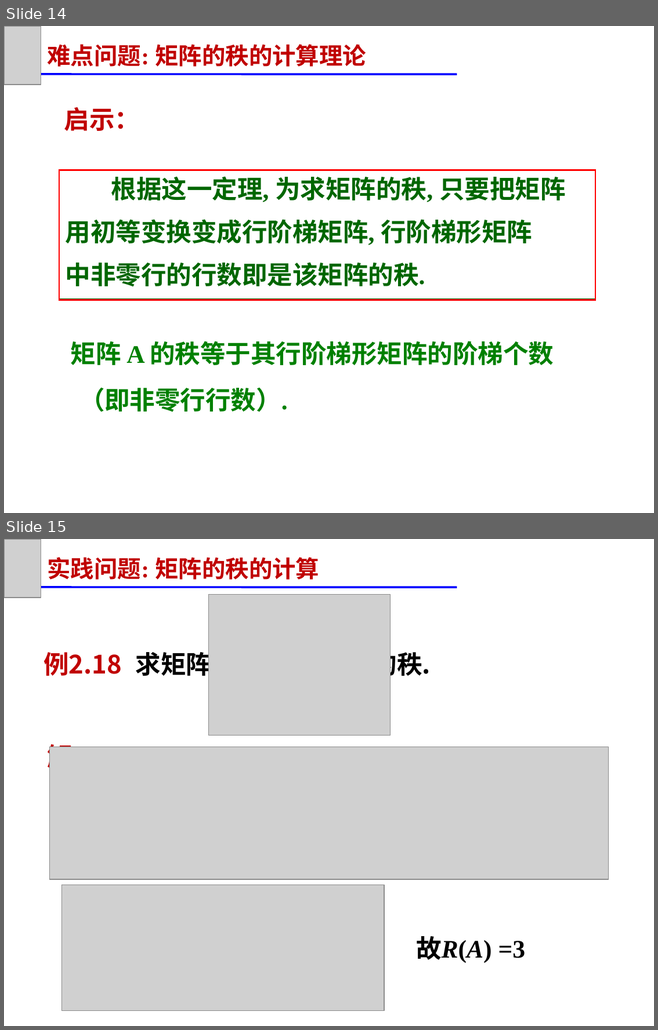
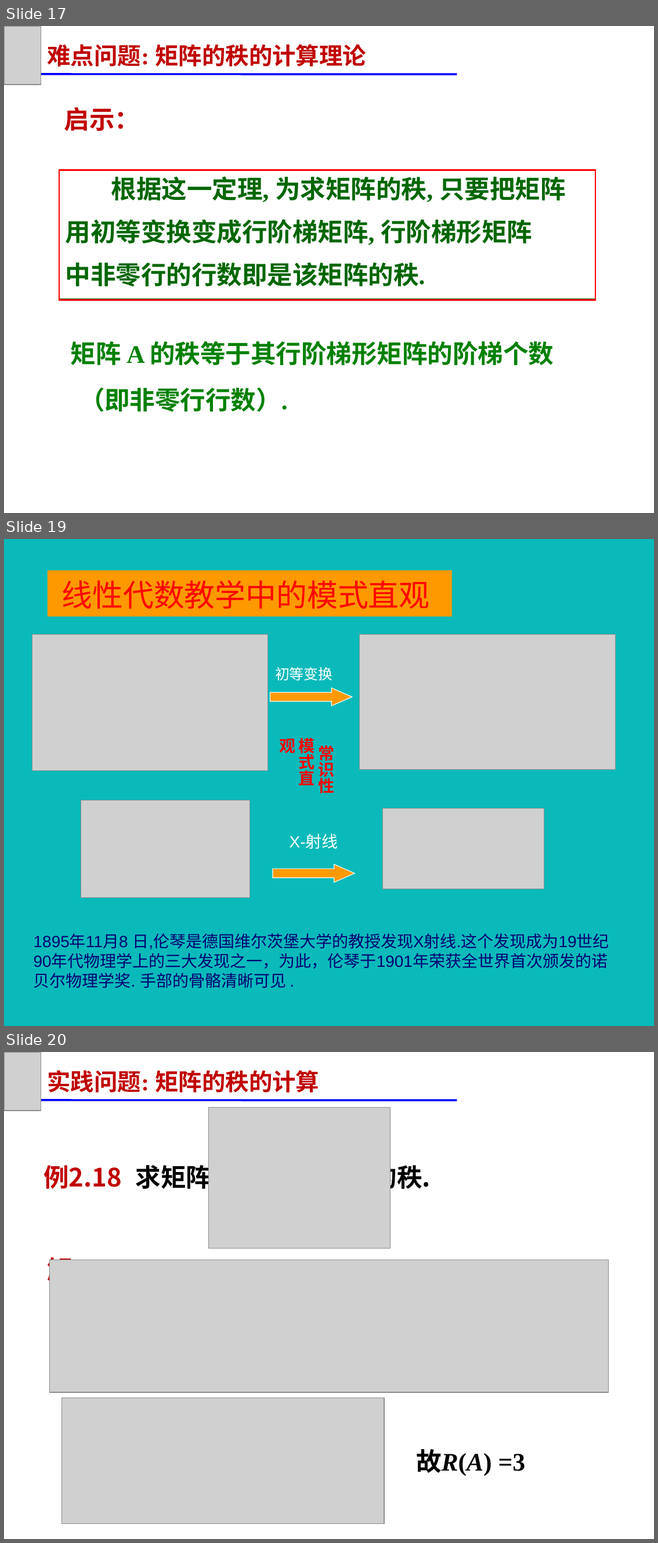
Before and after one commit to zeemeil/zeemeil.github.io, a slide deck: files/2025_2_LM/1104_0206.pptx. Shown one above the other, each under a label of ours: slides 14 and 15 before the commit, slides 17, 19 and 20 after it; the slides between them are not shown. The pictures are 658x1030 and 658x1543 pixels, drawn with LibreOffice and Linux fonts; fonts in the diff are those of the drawing; grey boxes stand for pictures. Boxes give left, top, right and bottom in pixels: in the first picture for what was removed or moved away, otherwise in the second. Text is boxed around its words. In the diff, an @@ line names an element or a change of style, - is before the commit and + after.

```diff
--- a/files/2025_2_LM/1104_0206.pptx
+++ b/files/2025_2_LM/1104_0206.pptx
@@ slide 19 added at [4,539,654,1026], background #0ABABA @@
@@ rectangle added at [48,570,452,616], fill #FF9900, 34 pt, text #FF0000 @@
+线性代数教学中的模式直观
@@ picture added at [32,635,267,771] @@
@@ picture added at [360,635,615,770] @@
@@ text added at [275,667,332,681], 16 pt, text #FFFFFF @@
+初等变换
@@ right arrow added at [270,687,351,706], fill #FF9900, outline #FFFFFF 0.75 pt @@
@@ text added at [318,745,335,794], 18 pt, text #FF0000, bold @@
+常识性
+模式直观
@@ picture added at [81,801,249,898] @@
@@ picture added at [383,808,544,889] @@
@@ text added at [289,835,338,849], 18 pt, text #FFFFFF @@
+X-射线
@@ right arrow added at [273,864,354,882], fill #FF9900, outline #FFFFFF 0.75 pt @@
@@ text added at [34,933,608,988], 18 pt, text #000072 @@
+1895年11月8 日,伦琴是德国维尔茨堡大学的教授发现X射线.这个发现成为19世纪90年代物理学上的三大发现之一，为此，伦琴于1901年荣获全世界首次颁发的诺贝尔物理学奖. 手部的骨骼清晰可见 .
@@ what was slide 14 is now slide 17 @@
@@ what was slide 15 is now slide 20 @@
```
Also in this commit, not shown: 1 slide changed, 9 other slides added, 1 slide removed, 10 other files.
